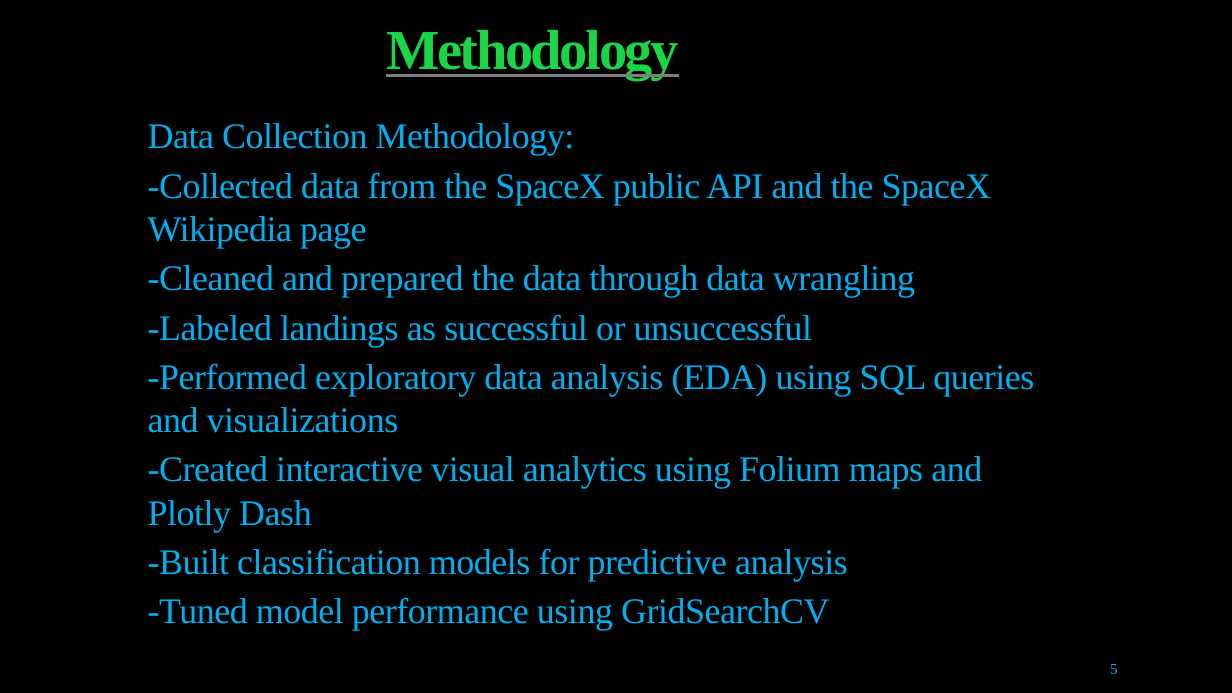
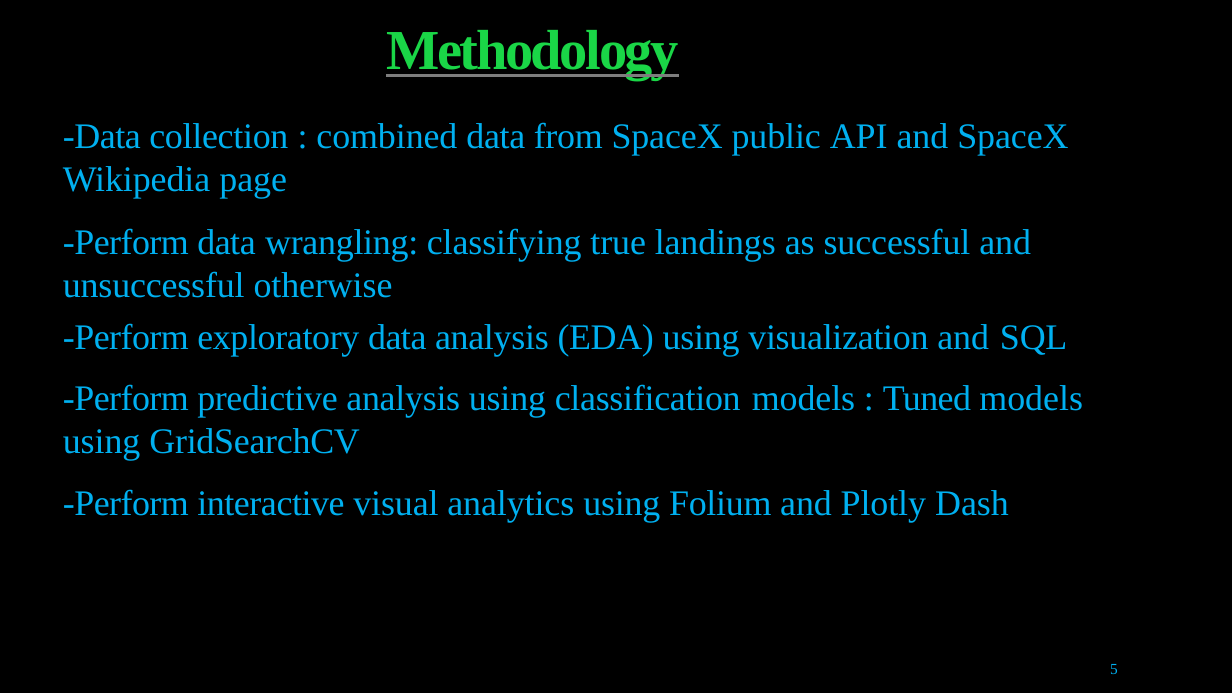
Before and after one commit to thayhiepth/Applied_Data_Science_Capstone, a slide deck: slide 5 of Data Science Capstone Project.pptx. Drawn at 1232x693 pixels with LibreOffice and Linux fonts; fonts in the diff are those of the drawing. Boxes give left, top, right and bottom in pixels: in the first picture for what was removed or moved away, otherwise in the second. Text is boxed around its words. In the diff, an @@ line names an element or a change of style, - is before the commit and + after.

```diff
--- a/Data Science Capstone Project.pptx
+++ b/Data Science Capstone Project.pptx
@@ text at [63, 122, 1083, 523]: text changed @@
-• Data Collection Methodology:
-• -Collected data from the SpaceX public API and the SpaceX Wikipedia page
-• -Cleaned and prepared the data through data wrangling
-• -Labeled landings as successful or unsuccessful
-• -Performed exploratory data analysis (EDA) using SQL queries and visualizations
-• -Created interactive visual analytics using Folium maps and Plotly Dash
-• -Built classification models for predictive analysis
-• -Tuned model performance using GridSearchCV
+• -Data collection : combined data from SpaceX public API and SpaceX Wikipedia page
+• -Perform data wrangling: classifying true landings as successful and unsuccessful otherwise
+• -Perform exploratory data analysis (EDA) using visualization and SQL
+• -Perform predictive analysis using classification models : Tuned models using GridSearchCV
+• -Perform interactive visual analytics using Folium and Plotly Dash
```
Also in this commit, not shown: 36 other slides changed, 3 slides added, 4 slides removed, 1 other file.
